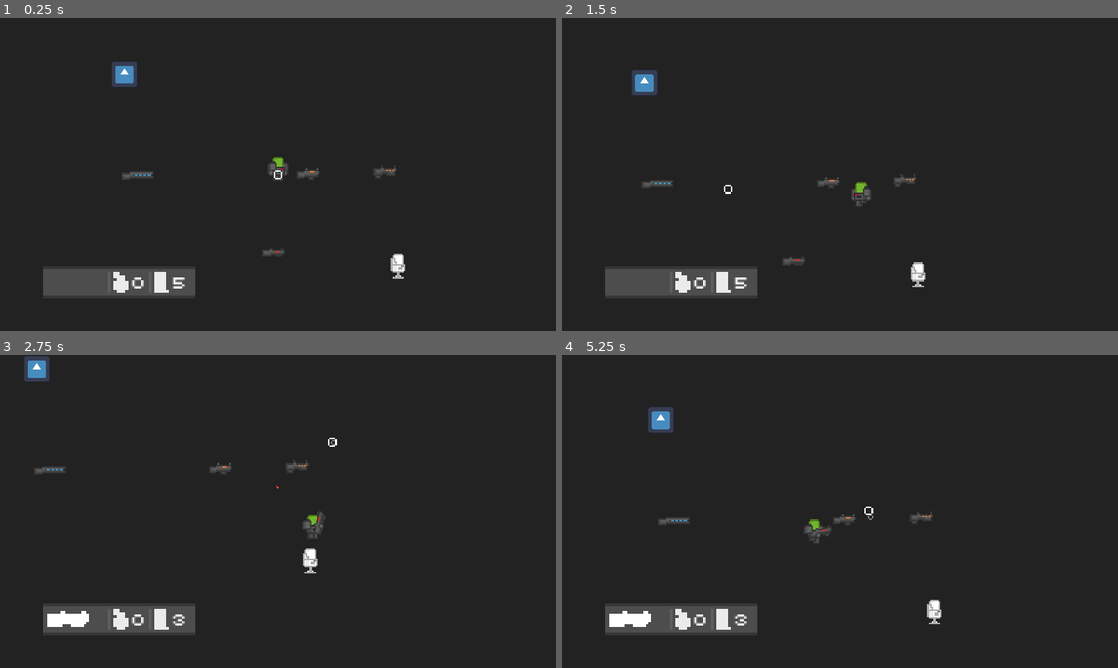
Above: before the commit, frames 1-4 (two rows, left to right).
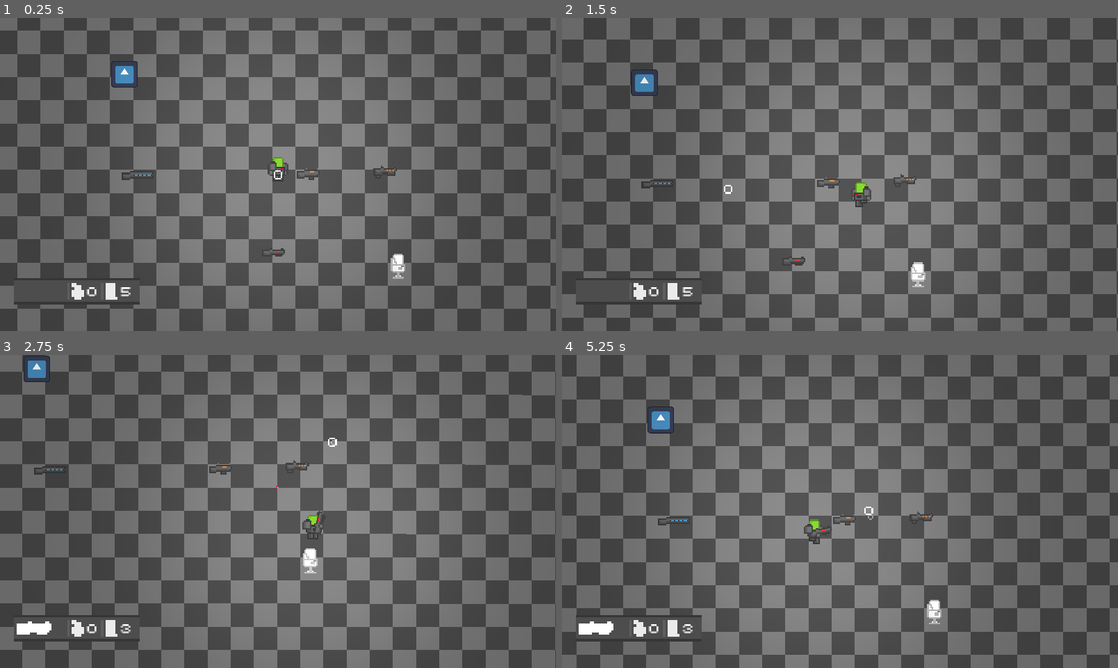
Above: after the commit, the same moments.

Repository: FlexTechDev/TheTitanProject
Game: Godot game, scene res://scenes/testing/playground.tscn
The game is run twice, just before and just after one commit, with the same random seed, the same clock (stepped at 60 frames per second) and the same inputs. The engine's default icon, where the game draws it, is replaced by a stand-in: a white triangle on a blue panel in a dark square.
Inputs (mouse positions are in pixels of both pictures, inside the frame that each line leads up to):
- Up to frame 1 (0.25 s): no input
- Up to frame 2 (1.5 s): tap Enter at 0.5 s; move the mouse to (962, 158) at 0.52 s; press the mouse at (962, 158) at 0.53 s; hold D (right) 0.53-1.28 s; tap Space (jump) at 0.77 s; move the mouse to (728, 190) at 1.27 s; release the mouse at (728, 190) at 1.28 s; hold S (down) from 1.28 s (still down); tap Q (drop) at 1.35 s
- Up to frame 3 (2.75 s): tap Space (jump) at 1.52 s; click (166, 527) at 1.55 s; move the mouse to (333, 442) at 2.02 s; release S (down) at 2.03 s; hold D (right) from 2.03 s (still down); hold E (interact) from 2.03 s (still down); click (333, 442) at 2.3 s
- Up to frame 4 (5.25 s): move the mouse to (812, 574) at 2.77 s; release D (right) at 2.78 s; release E (interact) at 2.78 s; hold W (up) 2.78-3.53 s; click (812, 574) at 2.85 s; tap Space (jump) at 3.02, 3.77, 4.52 s; move the mouse to (1006, 558) at 3.52 s; press the mouse at (1006, 558) at 3.53 s; hold A (left) 3.53-5.03 s; move the mouse to (673, 464) at 4.27 s; release the mouse at (673, 464) at 4.28 s; tap Q (drop) at 4.35 s; click (673, 464) at 4.55 s; move the mouse to (867, 511) at 5.02 s; hold S (down) from 5.03 s (still down); hold E (interact) from 5.03 s (still down)

The runs differ from the first frame. In frame 1, 97% of the frame differs, in the area x 0-100%, y 0-100%; in frame 2, 97%; in frame 3, 97%; in frame 4, 98%.

Commit message:
lighting

Diff:
--- a/scenes/player/hud/hud.tscn
+++ b/scenes/player/hud/hud.tscn
@@ -23,13 +23,8 @@
 offset_top = -40.0
 offset_right = 41.0
 grow_vertical = 0
-scale = Vector2(6.06139, 6.06139)
+scale = Vector2(5, 5)
 pivot_offset = Vector2(0.164979, 40.0898)
-
-[node name="VSeparator" type="VSeparator" parent="Control/Container"]
-modulate = Color(0, 0, 0, 0)
-custom_minimum_size = Vector2(5, 0)
-layout_mode = 2
 
 [node name="TextureRect" type="TextureRect" parent="Control/Container"]
 texture_filter = 1
--- a/scenes/player/player.tscn
+++ b/scenes/player/player.tscn
@@ -11,6 +11,7 @@
 [ext_resource type="Script" path="res://scripts/titan/titan_visual_manager.gd" id="8_6yfam"]
 [ext_resource type="Resource" uid="uid://d3mvfwp0g51qa" path="res://assets/titan/visuals/default_space_marine.tres" id="9_l4fy0"]
 [ext_resource type="Script" path="res://scripts/titan/titan_input_controller.gd" id="10_f6m0g"]
+[ext_resource type="Texture2D" uid="uid://cwdx68kc6tjjn" path="res://assets/ui/light.png" id="11_rc54c"]
 [ext_resource type="Script" path="res://scripts/titan/titan_camera_controller.gd" id="11_wuaas"]
 [ext_resource type="Texture2D" uid="uid://dx0to1mrll173" path="res://assets/ui/crosshair/aim.png" id="12_138jm"]
 [ext_resource type="Script" path="res://scripts/titan/titan_aim_manager.gd" id="13_nfud5"]
@@ -71,6 +72,7 @@
 
 [node name="TitanController" type="CharacterBody2D" parent="."]
 position = Vector2(0, -12)
+collision_layer = 2
 script = ExtResource("1_76v2m")
 
 [node name="CollisionShape2D" type="CollisionShape2D" parent="TitanController"]
@@ -129,6 +131,10 @@
 shoulder_texture = ExtResource("6_rufmb")
 current_visual_asset = ExtResource("9_l4fy0")
 
+[node name="PointLight2D" type="PointLight2D" parent="TitanController"]
+energy = 0.3
+texture = ExtResource("11_rc54c")
+
 [node name="TitanInputController" type="Node" parent="." node_paths=PackedStringArray("titan_controller", "titan_inventory_manager")]
 script = ExtResource("10_f6m0g")
 titan_controller = NodePath("../TitanController")
--- a/scenes/testing/dummy.tscn
+++ b/scenes/testing/dummy.tscn
@@ -6,6 +6,9 @@
 
 [sub_resource type="RectangleShape2D" id="RectangleShape2D_enxnx"]
 size = Vector2(10, 17)
+
+[sub_resource type="OccluderPolygon2D" id="OccluderPolygon2D_0u8a5"]
+polygon = PackedVector2Array(-5, -5, 5, -5, 5, 12, -5, 12)
 
 [node name="dummy" type="StaticBody2D"]
 script = ExtResource("1_0vhr2")
@@ -22,4 +25,7 @@
 [node name="TitanHealthComponent" type="Node" parent="."]
 script = ExtResource("3_rivy2")
 
+[node name="LightOccluder2D" type="LightOccluder2D" parent="."]
+occluder = SubResource("OccluderPolygon2D_0u8a5")
+
 [connection signal="damage_taken" from="TitanHealthComponent" to="." method="_on_damage_taken"]
--- a/scenes/testing/playground.tscn
+++ b/scenes/testing/playground.tscn
@@ -7,6 +7,7 @@
 [ext_resource type="PackedScene" uid="uid://h4abswr1cu40" path="res://scenes/weapons/rifles/R5Railgun.tscn" id="6_r0mi8"]
 [ext_resource type="Texture2D" uid="uid://cn14q5dlgsti6" path="res://icon.svg" id="7_cx2b3"]
 [ext_resource type="PackedScene" uid="uid://dr20pasi3tp7u" path="res://scenes/testing/dummy.tscn" id="7_gbtcd"]
+[ext_resource type="Texture2D" uid="uid://cu47k0cd4ctdg" path="res://assets/levels/testing_ground_tile.png" id="8_1pptw"]
 
 [sub_resource type="RectangleShape2D" id="RectangleShape2D_goer4"]
 
@@ -24,7 +25,7 @@
 [node name="BP2Shotgun" parent="." instance=ExtResource("5_pc1ff")]
 position = Vector2(262, 167)
 
-[node name="AA12AssaultRifle2" parent="." instance=ExtResource("6_r0mi8")]
+[node name="R5Railgun" parent="." instance=ExtResource("6_r0mi8")]
 position = Vector2(165, 114)
 
 [node name="StaticBody2D" type="StaticBody2D" parent="."]
@@ -39,3 +40,20 @@
 
 [node name="dummy" parent="." instance=ExtResource("7_gbtcd")]
 position = Vector2(348, 173)
+
+[node name="Environment" type="Node" parent="."]
+
+[node name="CanvasModulate" type="CanvasModulate" parent="Environment"]
+color = Color(0.152941, 0.152941, 0.152941, 1)
+
+[node name="Sprite2D" type="Sprite2D" parent="Environment"]
+z_index = -5
+texture_filter = 1
+texture_repeat = 2
+position = Vector2(109, 22)
+texture = ExtResource("8_1pptw")
+region_enabled = true
+region_rect = Rect2(0, 0, 10000, 10000)
+
+[node name="DirectionalLight2D" type="DirectionalLight2D" parent="Environment"]
+energy = 0.75
--- a/scenes/weapons/bullets/standard_bullet.tscn
+++ b/scenes/weapons/bullets/standard_bullet.tscn
@@ -1,8 +1,9 @@
-[gd_scene load_steps=7 format=3 uid="uid://dmqa4phqnks8v"]
+[gd_scene load_steps=8 format=3 uid="uid://dmqa4phqnks8v"]
 
 [ext_resource type="Script" path="res://scripts/weapons/bullet.gd" id="1_2q2xp"]
 [ext_resource type="Texture2D" uid="uid://bvvgqk72p8qvu" path="res://assets/weapons/regular_bullet.png" id="2_0v0f6"]
 [ext_resource type="Script" path="res://addons/trail_2d/trail_2d.gd" id="3_gigkh"]
+[ext_resource type="Texture2D" uid="uid://cwdx68kc6tjjn" path="res://assets/ui/light.png" id="4_3grwj"]
 
 [sub_resource type="RectangleShape2D" id="RectangleShape2D_s6fpx"]
 size = Vector2(8, 3)
@@ -34,4 +35,9 @@
 script = ExtResource("3_gigkh")
 length = 7
 
+[node name="PointLight2D" type="PointLight2D" parent="."]
+color = Color(0.952941, 0.584314, 0.309804, 1)
+energy = 0.3
+texture = ExtResource("4_3grwj")
+
 [connection signal="body_entered" from="." to="." method="_on_body_entered"]
--- a/scenes/weapons/bullets/standard_pellet.tscn
+++ b/scenes/weapons/bullets/standard_pellet.tscn
@@ -1,8 +1,9 @@
-[gd_scene load_steps=7 format=3 uid="uid://damcubi446uk7"]
+[gd_scene load_steps=8 format=3 uid="uid://damcubi446uk7"]
 
 [ext_resource type="Script" path="res://scripts/weapons/bullet.gd" id="1_6t7xg"]
 [ext_resource type="Texture2D" uid="uid://c5kgyn6dl0v5s" path="res://assets/weapons/shotgun_pellet.png" id="3_0rn8l"]
 [ext_resource type="Script" path="res://addons/trail_2d/trail_2d.gd" id="3_g04xk"]
+[ext_resource type="Texture2D" uid="uid://cwdx68kc6tjjn" path="res://assets/ui/light.png" id="4_tl5mj"]
 
 [sub_resource type="RectangleShape2D" id="RectangleShape2D_s6fpx"]
 size = Vector2(5, 3)
@@ -35,4 +36,9 @@
 script = ExtResource("3_g04xk")
 length = 7
 
+[node name="PointLight2D" type="PointLight2D" parent="."]
+color = Color(1, 0.52549, 0.52549, 1)
+energy = 0.3
+texture = ExtResource("4_tl5mj")
+
 [connection signal="body_entered" from="." to="." method="_on_body_entered"]
--- a/scenes/weapons/rifles/AA12AssaultRifle.tscn
+++ b/scenes/weapons/rifles/AA12AssaultRifle.tscn
@@ -15,6 +15,9 @@
 
 [sub_resource type="RectangleShape2D" id="RectangleShape2D_xbb1h"]
 size = Vector2(16, 6)
+
+[sub_resource type="OccluderPolygon2D" id="OccluderPolygon2D_6dkbm"]
+polygon = PackedVector2Array(-8, -3, 8, -3, 8, 3, -8, 3)
 
 [node name="AA12AssaultRifle" type="Area2D" node_paths=PackedStringArray("chamber_location", "barrel_location", "right_hand_position", "left_hand_position")]
 script = ExtResource("1_ew7x1")
@@ -42,3 +45,6 @@
 
 [node name="LeftHandPosition" type="Node2D" parent="."]
 position = Vector2(-2, 2)
+
+[node name="LightOccluder2D" type="LightOccluder2D" parent="."]
+occluder = SubResource("OccluderPolygon2D_6dkbm")
--- a/scenes/weapons/rifles/BB32BattleRifle.tscn
+++ b/scenes/weapons/rifles/BB32BattleRifle.tscn
@@ -15,6 +15,9 @@
 
 [sub_resource type="RectangleShape2D" id="RectangleShape2D_xbb1h"]
 size = Vector2(15, 6)
+
+[sub_resource type="OccluderPolygon2D" id="OccluderPolygon2D_u4q4e"]
+polygon = PackedVector2Array(-8, -3, 7, -3, 7, 3, -8, 3)
 
 [node name="BB32BattleRifle" type="Area2D" node_paths=PackedStringArray("chamber_location", "barrel_location", "right_hand_position", "left_hand_position")]
 script = ExtResource("1_l5gk6")
@@ -43,3 +46,6 @@
 
 [node name="LeftHandPosition" type="Node2D" parent="."]
 position = Vector2(-2, 2)
+
+[node name="LightOccluder2D" type="LightOccluder2D" parent="."]
+occluder = SubResource("OccluderPolygon2D_u4q4e")
--- a/scenes/weapons/rifles/R5Railgun.tscn
+++ b/scenes/weapons/rifles/R5Railgun.tscn
@@ -13,6 +13,9 @@
 
 [sub_resource type="RectangleShape2D" id="RectangleShape2D_xbb1h"]
 size = Vector2(22, 6)
+
+[sub_resource type="OccluderPolygon2D" id="OccluderPolygon2D_xroxc"]
+polygon = PackedVector2Array(-8, -3, 14, -3, 14, 3, -8, 3)
 
 [node name="R5Railgun" type="Area2D" node_paths=PackedStringArray("chamber_location", "barrel_location", "right_hand_position", "left_hand_position")]
 script = ExtResource("1_p5wjp")
@@ -46,3 +49,6 @@
 visible = false
 position = Vector2(14, 0)
 target_position = Vector2(400, 0)
+
+[node name="LightOccluder2D" type="LightOccluder2D" parent="."]
+occluder = SubResource("OccluderPolygon2D_xroxc")
--- a/scenes/weapons/shotguns/BP2Shotgun.tscn
+++ b/scenes/weapons/shotguns/BP2Shotgun.tscn
@@ -15,6 +15,9 @@
 
 [sub_resource type="RectangleShape2D" id="RectangleShape2D_xbb1h"]
 size = Vector2(16, 6)
+
+[sub_resource type="OccluderPolygon2D" id="OccluderPolygon2D_5rwvo"]
+polygon = PackedVector2Array(-8, -3, 8, -3, 8, 3, -8, 3)
 
 [node name="BP2Shotgun" type="Area2D" node_paths=PackedStringArray("chamber_location", "barrel_location", "right_hand_position", "left_hand_position")]
 script = ExtResource("1_u4slb")
@@ -42,3 +45,6 @@
 
 [node name="LeftHandPosition" type="Node2D" parent="."]
 position = Vector2(-2, 2)
+
+[node name="LightOccluder2D" type="LightOccluder2D" parent="."]
+occluder = SubResource("OccluderPolygon2D_5rwvo")
--- a/scripts/resources/BP2_weapon_function.gd
+++ b/scripts/resources/BP2_weapon_function.gd
@@ -19,6 +19,9 @@
 	super._start_shoot(weapon_controller);
 
 	self.weapon_controller = weapon_controller;
+
+	if(current_ammo <= 0):
+		return;
 
 	var shell_instance: GPUParticles2D = shell.instantiate();
 	weapon_controller.get_tree().current_scene.add_child(shell_instance);
--- a/scripts/resources/R5_weapon_function.gd
+++ b/scripts/resources/R5_weapon_function.gd
@@ -2,8 +2,8 @@
 
 class_name R5WeaponFunction;
 
-var num_mags: int = 3;
-var mag_ammo: int = 12;
+var num_mags: int = 5;
+var mag_ammo: int = 1;
 var current_ammo: int = mag_ammo;
 var charging: bool = false;
 var charge_time: float = 1.5;
@@ -64,6 +64,8 @@
 	var railgun_bullet_instance: RailgunBullet = railgun_bullet.instantiate();
 	weapon_controller.get_tree().current_scene.add_child(railgun_bullet_instance);
 
+	current_ammo -= 1;
+
 	var raycast: RayCast2D = weapon_controller.get_node("RayCast2D");
 	if(raycast.get_collision_point() != null):
 		railgun_bullet_instance.place(weapon_controller.barrel_location.global_position, raycast.get_collision_point(), 2.5);
--- a/scripts/weapons/railgun_bullet.gd
+++ b/scripts/weapons/railgun_bullet.gd
@@ -2,11 +2,30 @@
 
 class_name RailgunBullet;
 
+var light_1: PointLight2D;
+var light_2: PointLight2D;
+
 @onready var line: Line2D = $Line2D;
 
 func place(point_a: Vector2, point_b: Vector2, starting_width: float) -> void:
+	light_1 = PointLight2D.new();
+	light_1.texture = load("res://assets/ui/light.png");
+	light_1.color = line.default_color;
+
 	line.add_point(point_a, 0);
+
+	line.add_child(light_1);
+	light_1.global_position = point_a;
+
+	light_2 = PointLight2D.new();
+	light_2.texture = load("res://assets/ui/light.png");
+	light_1.color = line.default_color;
+
 	line.add_point(point_b, 1);
+
+	line.add_child(light_2);
+	light_2.global_position = point_b;
+
 	line.width = starting_width;
 
 	await get_tree().create_timer(0.5).timeout;
@@ -14,3 +33,5 @@
 
 func _process(delta: float) -> void:
 	line.width = lerp(line.width, 0.0, delta * 4);
+	light_1.energy = lerp(light_1.energy, 0.0, delta * 4);
+	light_2.energy = lerp(light_2.energy, 0.0, delta * 4);
Binary file added: assets/levels/testing_ground_tile.ase
Binary file added: assets/levels/testing_ground_tile.png
Not shown, added: assets/levels/testing_ground_tile.png.import
Binary file changed: assets/weapons/sleeve.ase
Binary file changed: assets/weapons/sleeve.png
Not shown: 1 places in scenes/player/player.tscn that only renumber resources
Not shown: 1 places in scenes/testing/dummy.tscn that only renumber resources
Not shown: 1 places in scenes/testing/playground.tscn that only renumber resources
Not shown: 1 places in scenes/weapons/rifles/AA12AssaultRifle.tscn that only renumber resources
Not shown: 1 places in scenes/weapons/rifles/BB32BattleRifle.tscn that only renumber resources
Not shown: 1 places in scenes/weapons/rifles/R5Railgun.tscn that only renumber resources
Not shown: 1 places in scenes/weapons/shotguns/BP2Shotgun.tscn that only renumber resources
